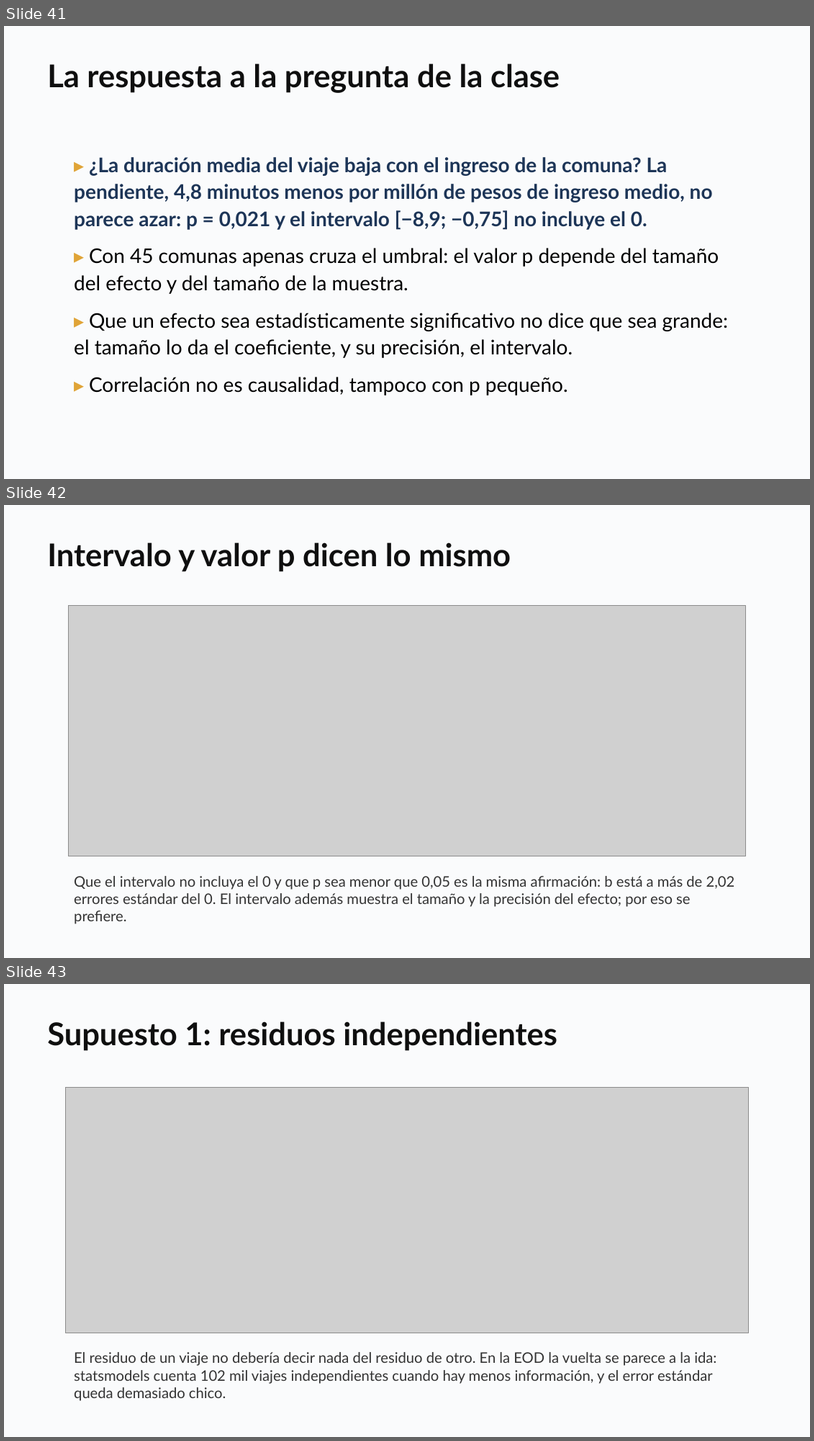
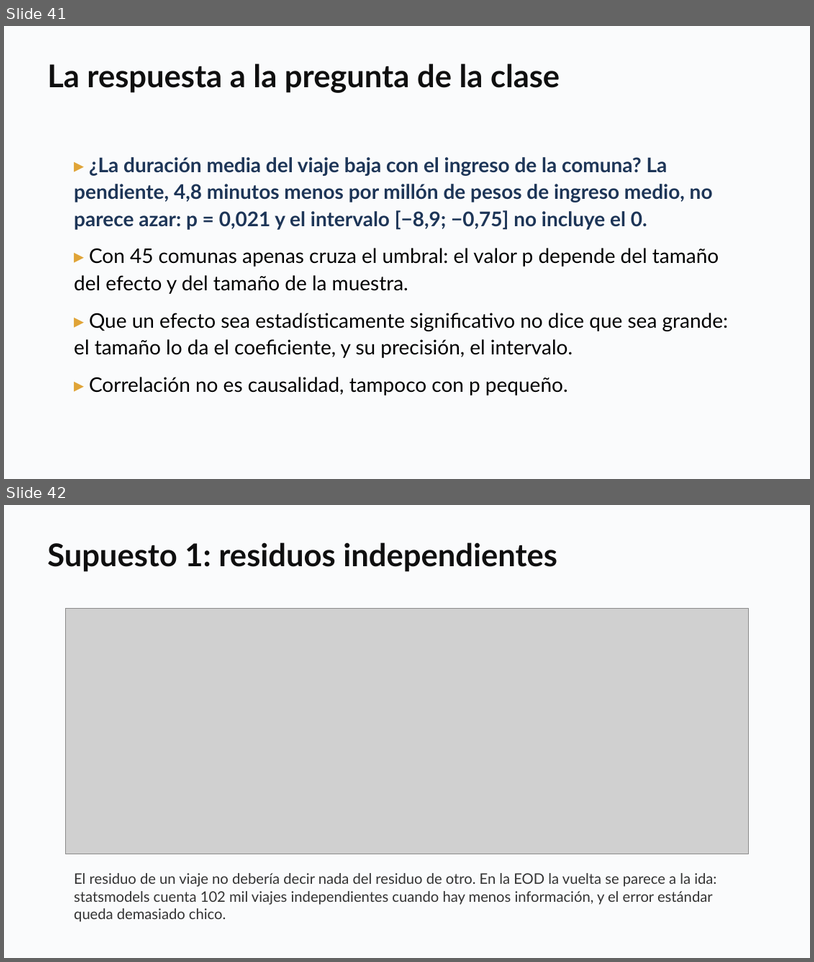
Before and after one commit to daniopitz/diplomado-cdd, a slide deck: presentaciones/clase05_probabilidad_inferencia.pptx. Shown one above the other, each under a label of ours: slides 41, 42 and 43 before the commit, slides 41 and 42 after it. The pictures are 814x1441 and 814x962 pixels, drawn with LibreOffice and Linux fonts; fonts in the diff are those of the drawing; grey boxes stand for pictures. Boxes give left, top, right and bottom in pixels: in the first picture for what was removed or moved away, otherwise in the second. Text is boxed around its words. In the diff, an @@ line names an element or a change of style, - is before the commit and + after.

```diff
--- a/presentaciones/clase05_probabilidad_inferencia.pptx
+++ b/presentaciones/clase05_probabilidad_inferencia.pptx
@@ slide 42 removed at bbox=[4, 505, 810, 958], background #FFFFFF @@
@@ rectangle removed at bbox=[4, 505, 810, 958] @@
@@ text removed at bbox=[47, 542, 511, 572] @@
-Intervalo y valor p dicen lo mismo
@@ picture removed at bbox=[69, 606, 747, 856] @@
@@ text removed at bbox=[74, 876, 736, 924] @@
-Que el intervalo no incluya el 0 y que p sea menor que 0,05 es la misma afirmación: b está a más de 2,02 errores estándar del 0. El intervalo además muestra el tamaño y la precisión del efecto; por eso se prefiere.
@@ what was slide 43 is now slide 42 @@
```
Also in this commit, not shown: 1 other file.
